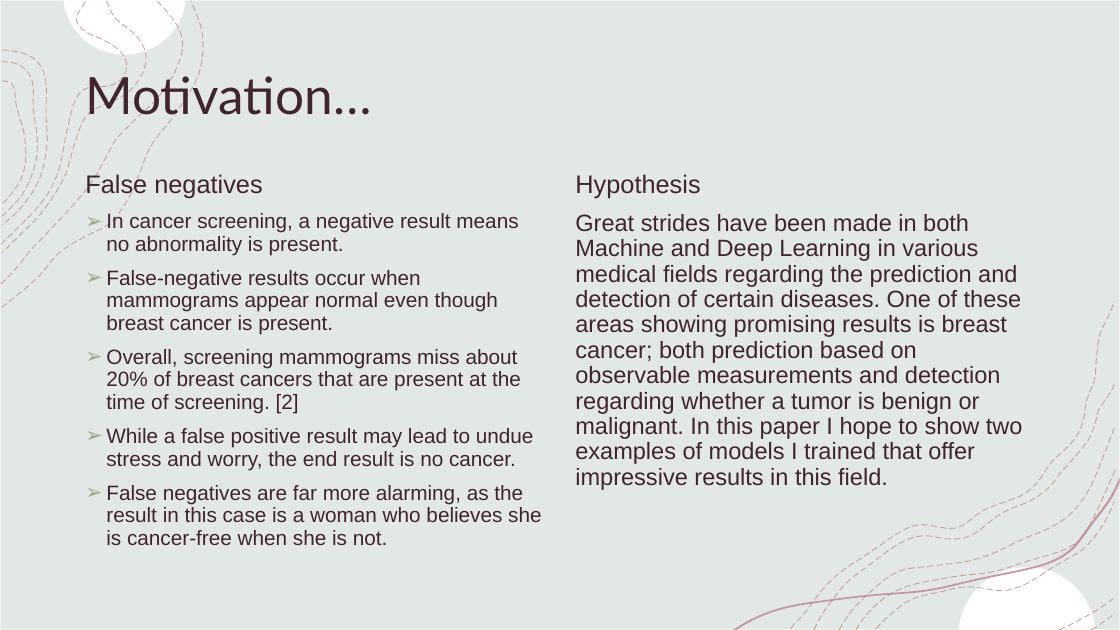
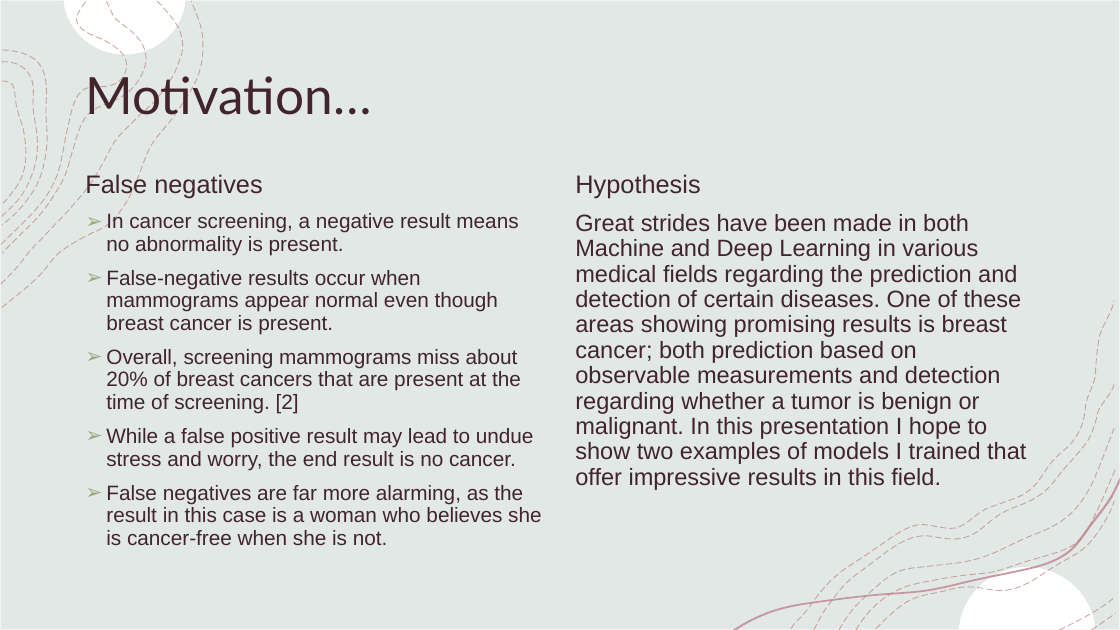
Before and after one commit to dkinneyBU/DSC680, a slide deck: slide 3 of Assignments/Week12/DKinney-Project 3 Presentation.pptx. Drawn at 1120x630 pixels with LibreOffice and Linux fonts; fonts in the diff are those of the drawing. Boxes give left, top, right and bottom in pixels: in the first picture for what was removed or moved away, otherwise in the second. Text is boxed around its words. In the diff, an @@ line names an element or a change of style, - is before the commit and + after.

```diff
--- a/Assignments/Week12/DKinney-Project 3 Presentation.pptx
+++ b/Assignments/Week12/DKinney-Project 3 Presentation.pptx
@@ text at (x1=575, y1=214, x2=1026, y2=490): text changed @@
-Great strides have been made in both Machine and Deep Learning in various medical fields regarding the prediction and detection of certain diseases. One of these areas showing promising results is breast cancer; both prediction based on observable measurements and detection regarding whether a tumor is benign or malignant. In this paper I hope to show two examples of models I trained that offer impressive results in this field.
+Great strides have been made in both Machine and Deep Learning in various medical fields regarding the prediction and detection of certain diseases. One of these areas showing promising results is breast cancer; both prediction based on observable measurements and detection regarding whether a tumor is benign or malignant. In this presentation I hope to show two examples of models I trained that offer impressive results in this field.
```
Also in this commit, not shown: 1 other slide changed, 12 slides added, 1 other file.
